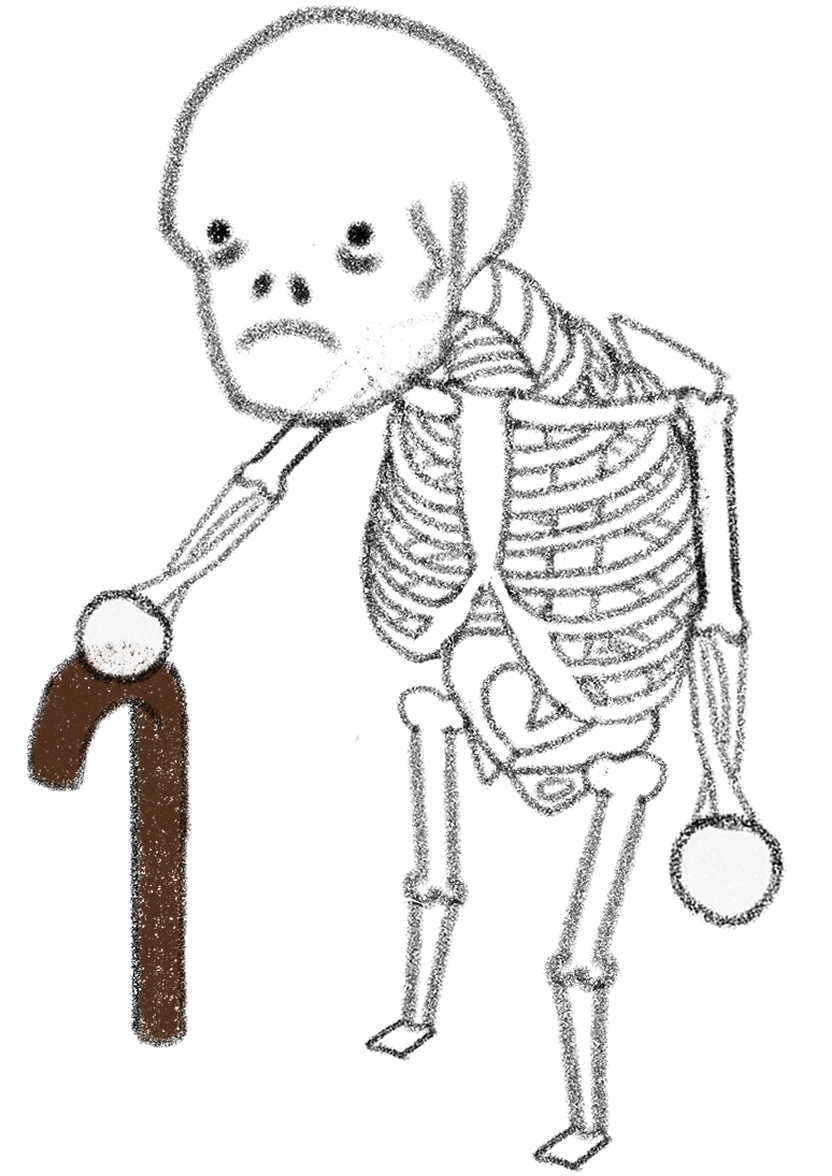
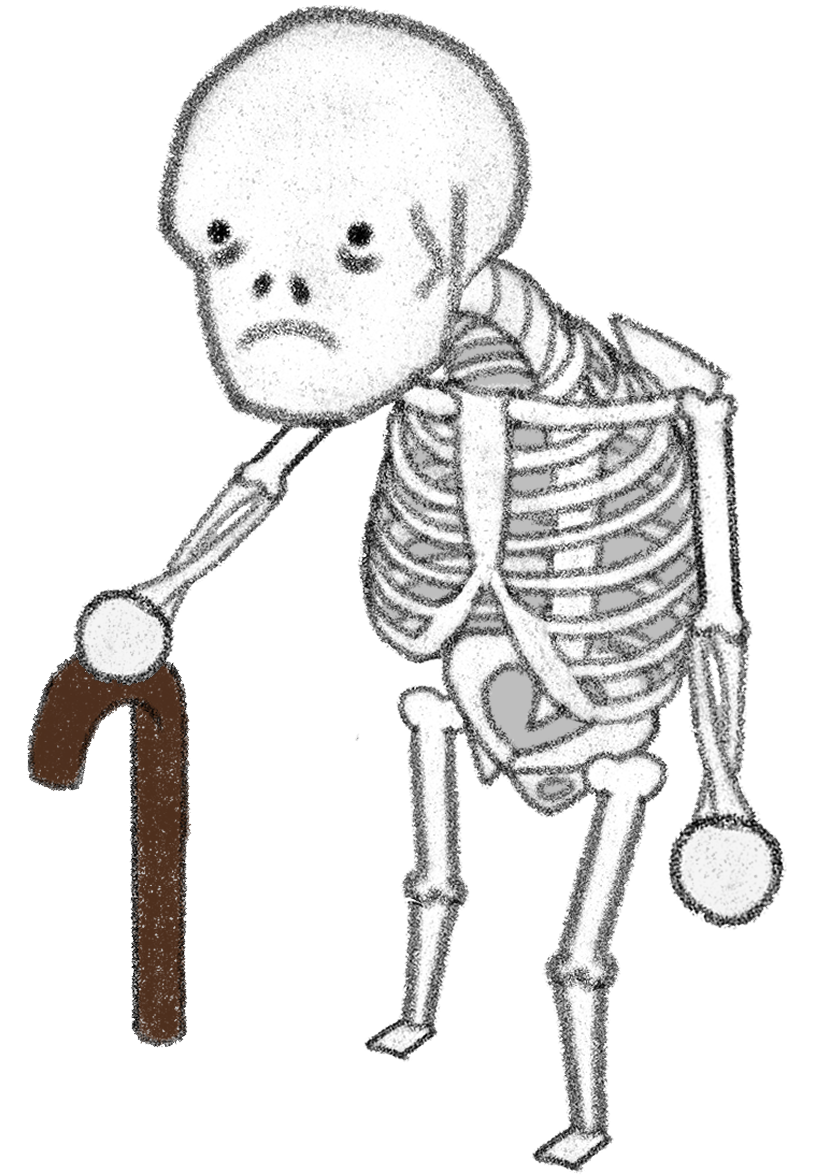
Before/after of a 832×1176 layered artwork. What changed in the layer stack:
painted on "0_diagabajoizq_cabeza" over [156, 5, 533, 431]
painted on "1_diagabajoizq_brazoder" over [668, 384, 786, 929]
painted on "2_diagabajoizq_piernader" over [532, 749, 704, 1172]
painted on "3_diagabajoizq_cuerpo" over [355, 254, 731, 817]
painted on "4_diagabajoizq_piernaizq" over [356, 685, 475, 1061]
painted on "5_diagabajoizq_brazoizq" over [73, 321, 416, 687]
painted on "6_diagabajoizq_baston" over [27, 639, 193, 1049]
